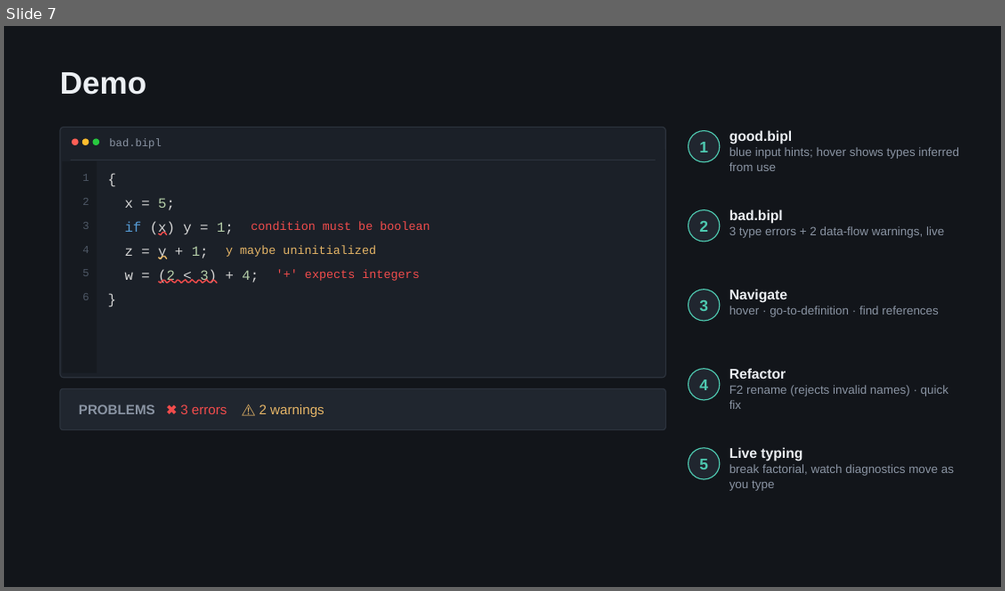
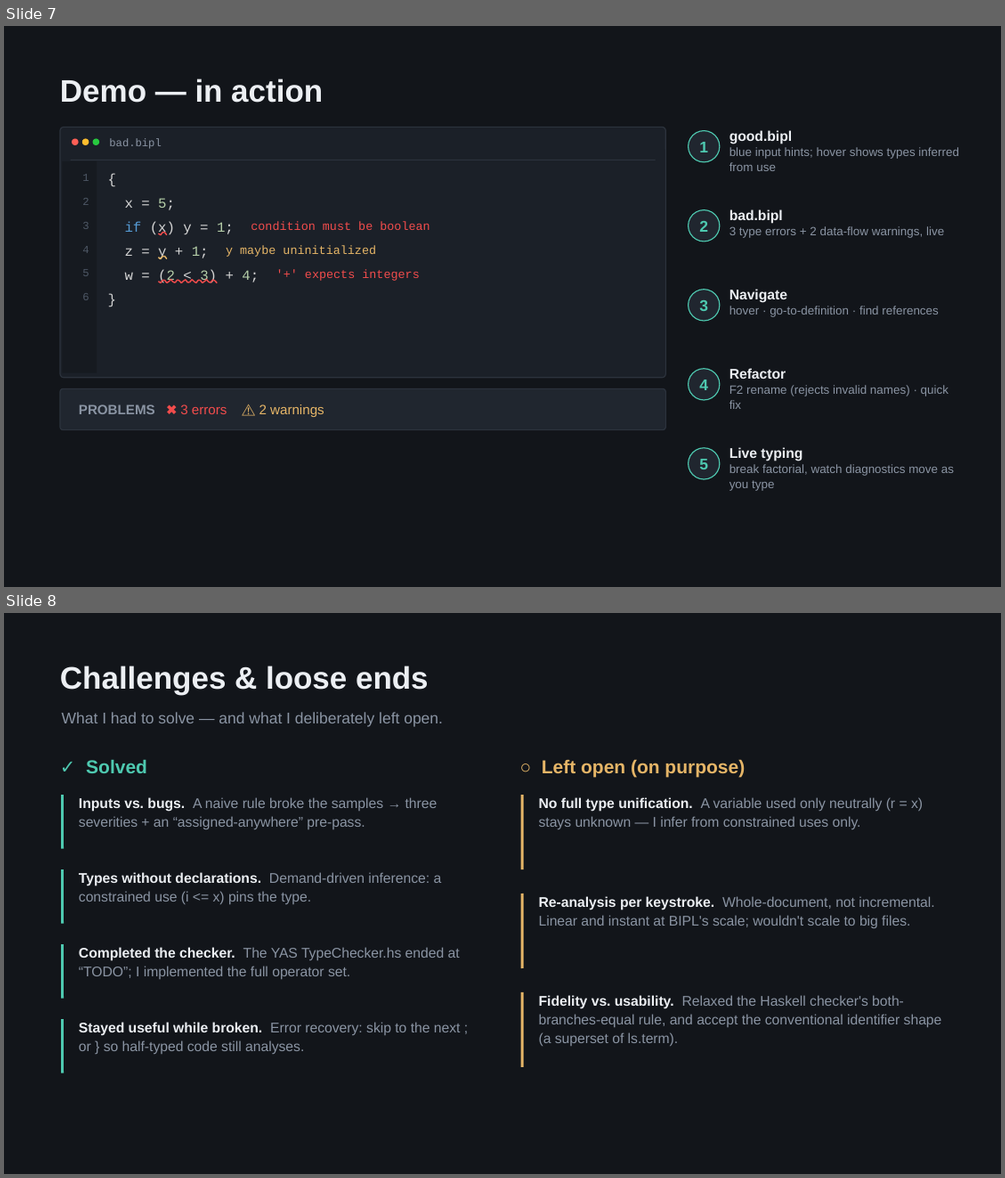
Before and after one commit to VivekanandaReddy3/sle-bipl-lsp, a slide deck: SLE_LSP_Vivekananda.pptx. Shown one above the other, each under a label of ours: slide 7 before the commit, slides 7 and 8 after it. The pictures are 1005x591 and 1005x1178 pixels, drawn with LibreOffice and Linux fonts; fonts in the diff are those of the drawing. Boxes give left, top, right and bottom in pixels: in the first picture for what was removed or moved away, otherwise in the second. Text is boxed around its words. In the diff, an @@ line names an element or a change of style, - is before the commit and + after.

Commit message:
Restructure slides to cover RL's grading checklist (approach, protocol, challenges)

```diff
--- a/SLE_LSP_Vivekananda.pptx
+++ b/SLE_LSP_Vivekananda.pptx
@@ slide 8 added at (4, 613, 1001, 1174), background #12151A @@
@@ text added at (60, 666, 429, 695), 30 pt, text #ECEFF3, bold @@
+Challenges & loose ends
@@ text added at (62, 712, 443, 727), 15 pt, text #8A94A3 @@
+What I had to solve — and what I deliberately left open.
@@ text added at (86, 760, 147, 773), 18 pt, text #4EC9B0, bold @@
+✓ Solved
@@ text added at (542, 759, 744, 778), 18 pt, text #E5B567, bold @@
+○ Left open (on purpose)
@@ line added from (63, 795) to (63, 849), #4EC9B0 2.5 pt @@
@@ text added at (79, 797, 437, 829), 13.5 pt, text #8A94A3 @@
+Inputs vs. bugs. A naive rule broke the samples → three severities + an “assigned-anywhere” pre-pass.
@@ line added from (522, 795) to (522, 869), #E5B567 2.5 pt @@
@@ text added at (539, 797, 922, 829), 13.5 pt, text #8A94A3 @@
+No full type unification. A variable used only neutrally (r = x) stays unknown — I infer from constrained uses only.
@@ line added from (63, 869) to (63, 924), #4EC9B0 2.5 pt @@
@@ text added at (79, 872, 442, 904), 13.5 pt, text #8A94A3 @@
+Types without declarations. Demand-driven inference: a constrained use (i <= x) pins the type.
@@ line added from (522, 893) to (522, 968), #E5B567 2.5 pt @@
@@ text added at (539, 896, 934, 928), 13.5 pt, text #8A94A3 @@
+Re-analysis per keystroke. Whole-document, not incremental. Linear and instant at BIPL's scale; wouldn't scale to big files.
@@ line added from (63, 944) to (63, 998), #4EC9B0 2.5 pt @@
@@ text added at (79, 947, 460, 979), 13.5 pt, text #8A94A3 @@
+Completed the checker. The YAS TypeChecker.hs ended at “TODO”; I implemented the full operator set.
@@ line added from (522, 992) to (522, 1067), #E5B567 2.5 pt @@
@@ text added at (539, 995, 942, 1046), 13.5 pt, text #8A94A3 @@
+Fidelity vs. usability. Relaxed the Haskell checker's both-branches-equal rule, and accept the conventional identifier shape (a superset of ls.term).
@@ line added from (63, 1019) to (63, 1073), #4EC9B0 2.5 pt @@
@@ text added at (79, 1022, 461, 1054), 13.5 pt, text #8A94A3 @@
+Stayed useful while broken. Error recovery: skip to the next ; or } so half-typed code still analyses.
@@ slide 7 changed as well @@
@@ text at (60, 79, 323, 103): text changed @@
-Demo
+Demo — in action
```
Also in this commit, not shown: 5 other slides changed, 2 other slides added, 2 slides removed, 2 other files.
